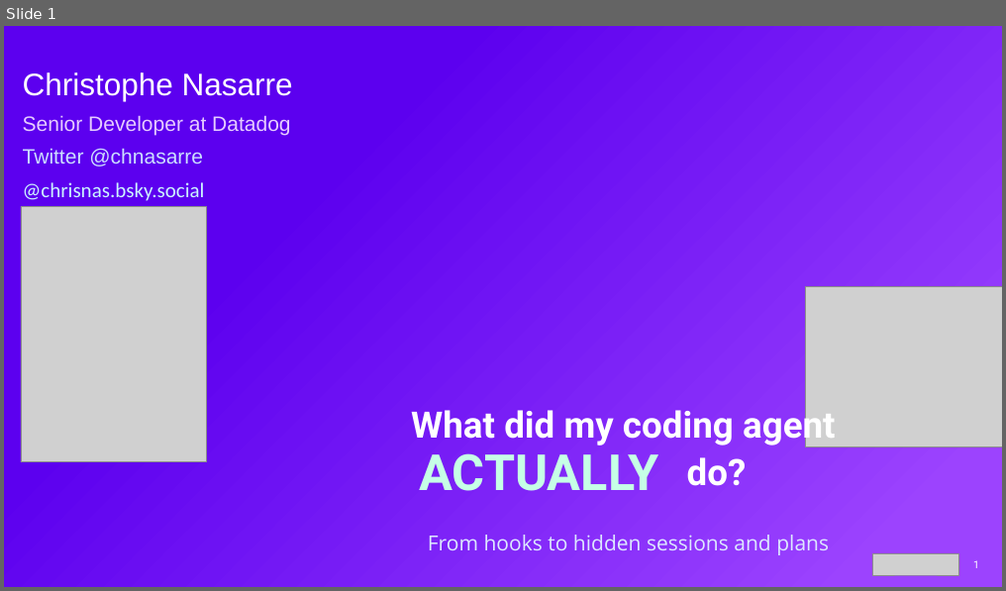
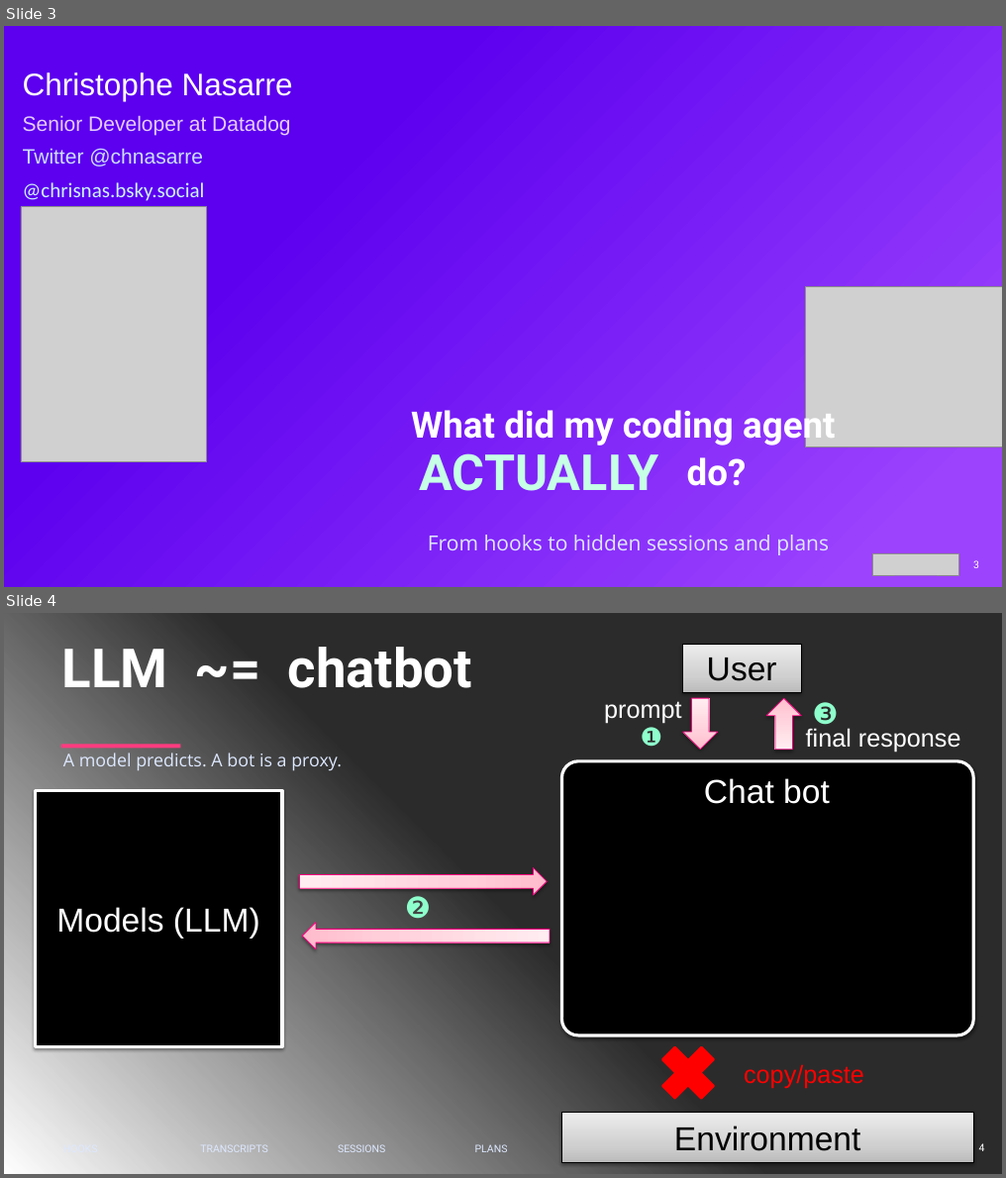
Before and after one commit to chrisnas/TechoramaNetherland2026, a slide deck: Harness Spy/Slides/HarnessSpy.pptx. Shown one above the other, each under a label of ours: slide 1 before the commit, slides 3 and 4 after it. The pictures are 1006x591 and 1006x1178 pixels, drawn with LibreOffice and Linux fonts; fonts in the diff are those of the drawing; grey boxes stand for pictures; background and template pictures are left out; a plain dark background stands for a picture behind light text. Boxes give left, top, right and bottom in pixels: in the first picture for what was removed or moved away, otherwise in the second. Text is boxed around its words. In the diff, an @@ line names an element or a change of style, - is before the commit and + after.

```diff
--- a/Harness Spy/Slides/HarnessSpy.pptx
+++ b/Harness Spy/Slides/HarnessSpy.pptx
@@ slide 4 added at [4, 613, 1002, 1174], background picture (left out); not listed: 1 template element that a slide beside it also shows @@
@@ rectangle added at [4, 613, 1002, 1174], fill gradient #FFFFFF @@
@@ text added at [62, 647, 473, 688], 52 pt, text #FFFFFF, bold @@
+LLM ~= chatbot
@@ rectangle added at [682, 645, 801, 692], fill gradient #BDBDBD to #D1D1D1 to #EEEEEE, outline #000000 0.75 pt, 32 pt, text #000000 @@
+User
@@ text added at [604, 701, 681, 724], 24 pt, text #FFFFFF @@
+prompt
@@ down arrow added at [683, 698, 718, 750], fill gradient #FFBDCD to #FFD1DB to #FFEEF1, outline #F9007D 0.75 pt @@
@@ down arrow added at [767, 698, 802, 750], fill gradient #FFBDCD to #FFD1DB to #FFEEF1, outline #F9007D 0.75 pt @@
@@ text added at [641, 727, 663, 747], 24 pt, text #8EFFCC @@
+❶
@@ text added at [806, 728, 961, 753], 24 pt, text #FFFFFF @@
+final response
@@ text added at [812, 702, 838, 731], 28 pt, text #8EFFCC @@
+❸
@@ rectangle added at [60, 744, 180, 749], fill #FF3B80 @@
@@ text added at [63, 753, 342, 771], 17 pt, text #DDE8FF @@
+A model predicts. A bot is a proxy.
@@ rounded rectangle added at [561, 761, 973, 1035], fill #000000, outline #FFFFFF 3 pt @@
@@ rectangle added at [696, 766, 839, 814], fill #000000, outline #000000 2 pt, 32 pt, text #FFFFFF @@
+Chat bot
@@ rectangle added at [35, 791, 282, 1048], fill #000000, outline #FFFFFF 3 pt, 32 pt, text #FFFFFF @@
+Models (LLM)
@@ down arrow added at [300, 868, 547, 895], fill gradient #FFBDCD to #FFD1DB to #FFEEF1, outline #F9007D 0.75 pt @@
@@ text added at [405, 896, 431, 919], 28 pt, text #8EFFCC @@
+❷
@@ down arrow added at [302, 922, 549, 950], fill gradient #FFBDCD to #FFD1DB to #FFEEF1, outline #F9007D 0.75 pt @@
@@ cross added at [650, 1036, 726, 1111], fill #FF0000, outline #FF0000 2 pt @@
@@ text added at [744, 1064, 864, 1089], 24 pt, text #FF0000 @@
+copy/paste
@@ rectangle added at [561, 1113, 973, 1163], fill gradient #BDBDBD to #D1D1D1 to #EEEEEE, outline #000000 0.75 pt, 32 pt, text #000000 @@
+Environment
@@ text added at [60, 1142, 192, 1157], 10 pt, text #DDE8FF @@
+HOOKS
@@ text added at [200, 1146, 267, 1153], 10 pt, text #DDE8FF @@
+TRANSCRIPTS
@@ text added at [338, 1145, 385, 1153], 10 pt, text #DDE8FF @@
+SESSIONS
@@ text added at [475, 1145, 508, 1153], 10 pt, text #DDE8FF @@
+PLANS
@@ freeform shape added at [871, 1141, 959, 1163], fill #632CA6 @@
@@ text added at [979, 1144, 985, 1152], 10 pt, text #FFFFFF @@
+4
@@ what was slide 1 is now slide 3 @@
@@ page number at [973, 561, 979, 569]: text changed @@
-1
+3
```
Also in this commit, not shown: 7 slides changed, 2 other slides added, 1 slide removed, 1 other file.
